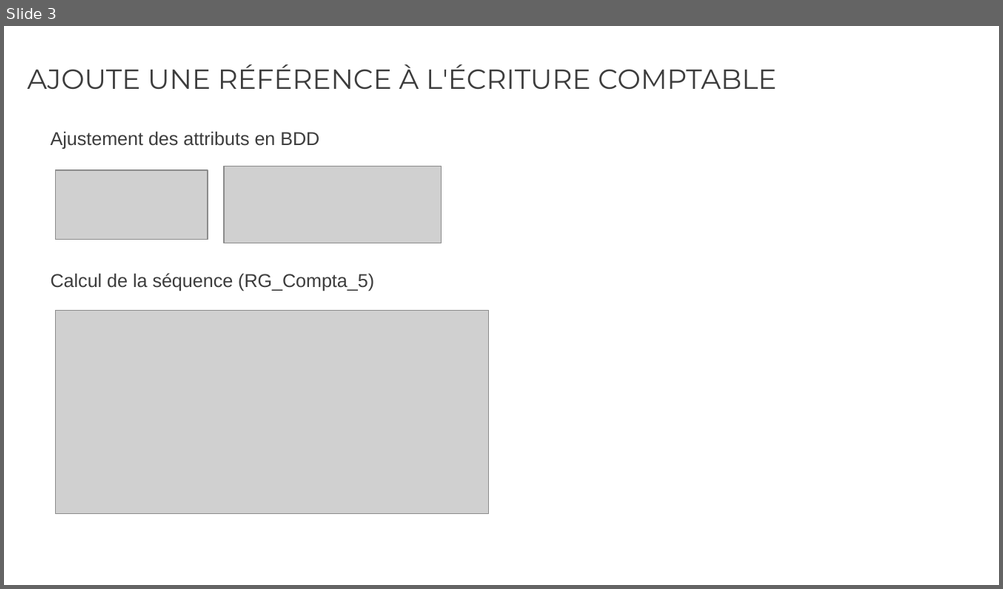
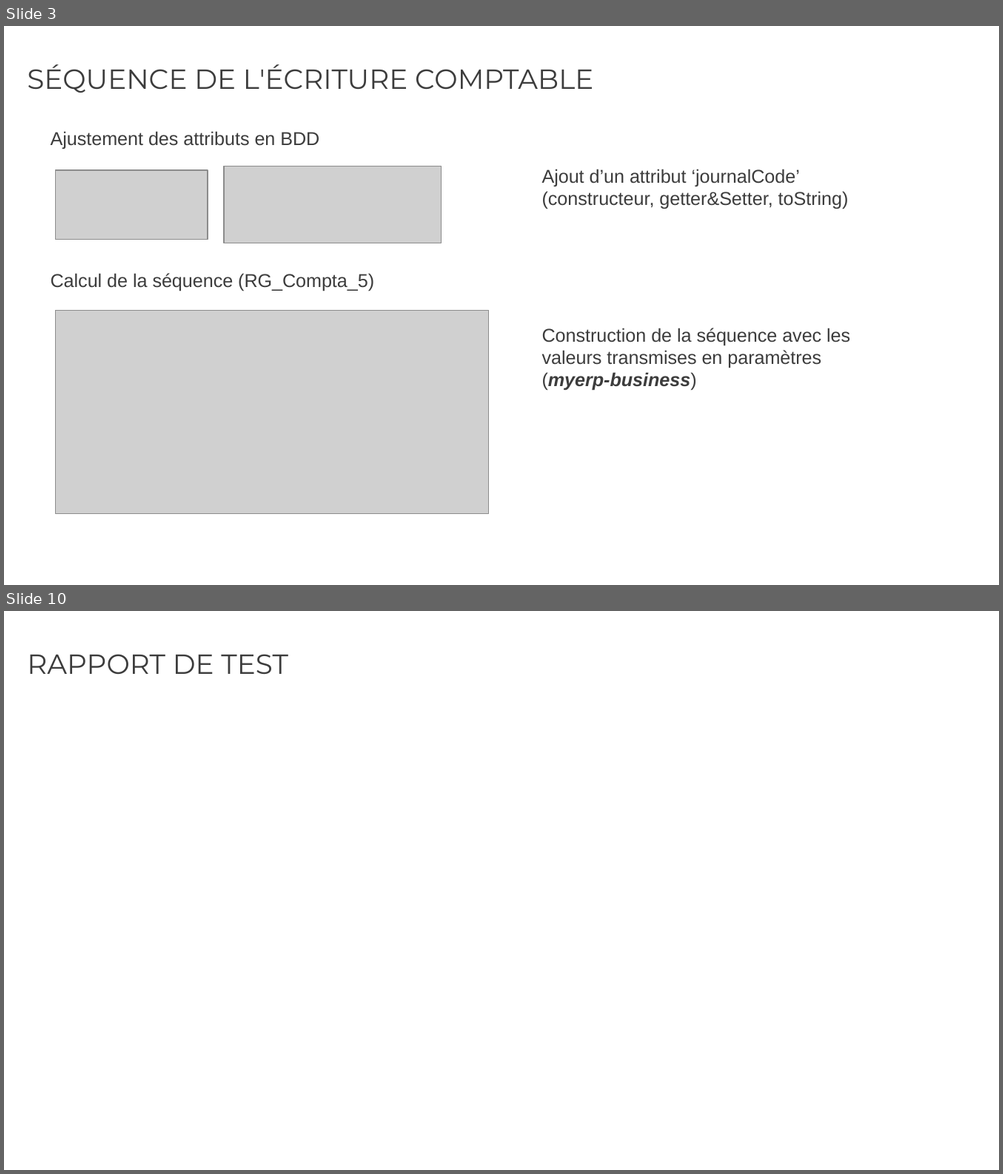
Before and after one commit to rvallet/ocp9-projetB4, a slide deck: doc/Présentation_OCP9_projetB4.pptx. Shown one above the other, each under a label of ours: slide 3 before the commit, slides 3 and 10 after it; the slides between them are not shown. The pictures are 1003x589 and 1003x1174 pixels, drawn with LibreOffice and Linux fonts; fonts in the diff are those of the drawing; grey boxes stand for pictures. Boxes give left, top, right and bottom in pixels: in the first picture for what was removed or moved away, otherwise in the second. Text is boxed around its words. In the diff, an @@ line names an element or a change of style, - is before the commit and + after.

```diff
--- a/doc/Présentation_OCP9_projetB4.pptx
+++ b/doc/Présentation_OCP9_projetB4.pptx
@@ slide 10 added at [4, 611, 999, 1170], background #FFFFFF @@
@@ title added at [27, 654, 288, 674], 20 pt, text #3C3C3C @@
+RAPPORT DE TEST
@@ slide 3 changed as well @@
@@ title at [27, 64, 593, 93]: text changed @@
-AJOUTE UNE RÉFÉRENCE À L'ÉCRITURE COMPTABLE
+SÉQUENCE DE L'ÉCRITURE COMPTABLE
@@ text added at [542, 169, 848, 209], 13.5 pt, text #3C3C3C @@
+Ajout d’un attribut ‘journalCode’ (constructeur, getter&Setter, toString)
@@ text added at [542, 328, 850, 391], 13.5 pt, text #3C3C3C @@
+Construction de la séquence avec les valeurs transmises en paramètres
+(myerp-business)
```
Also in this commit, not shown: 2 other slides changed, 5 other slides added, 2 slides removed, 3 other files.
